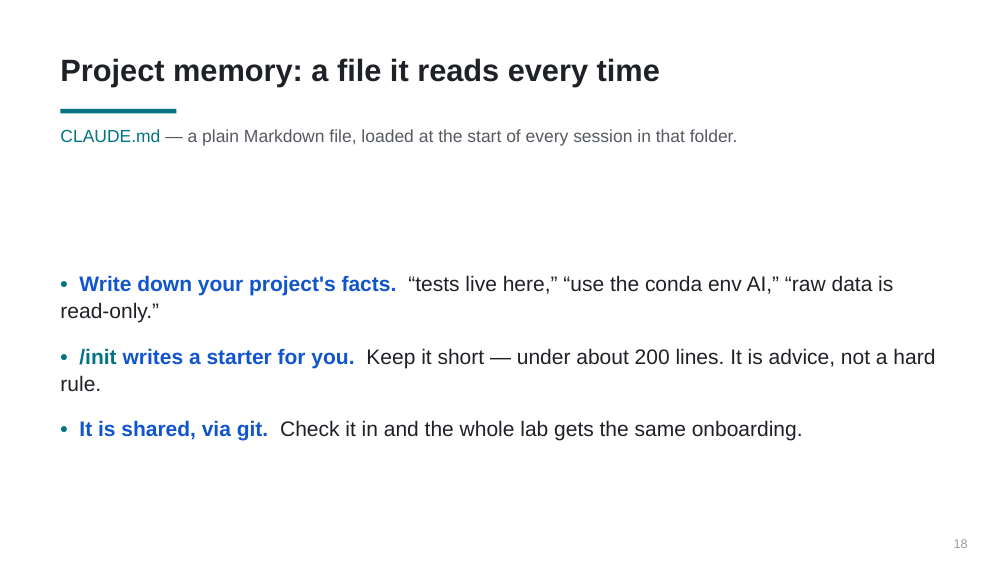
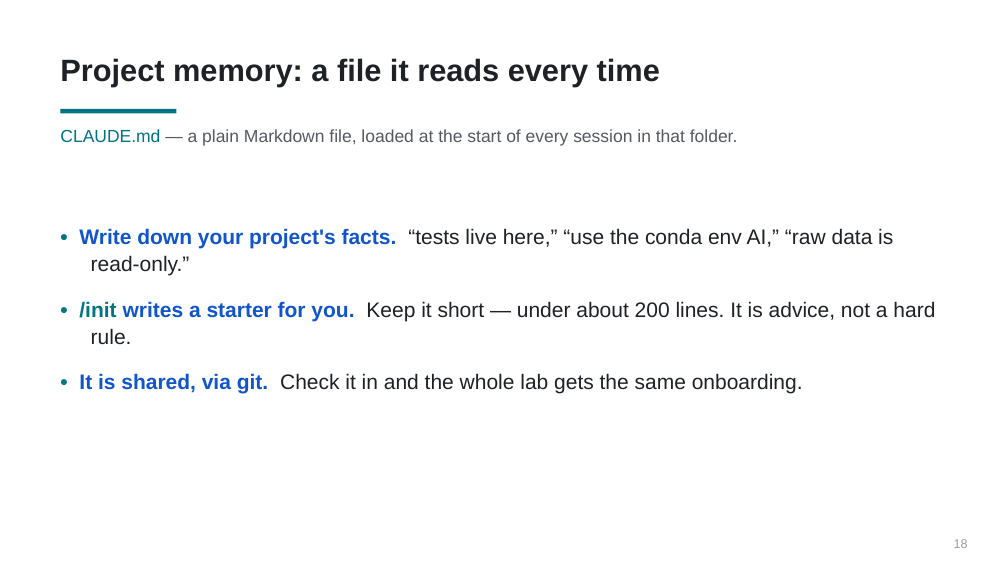
Before and after one commit to PursuitOfDataScience/uchicago-workshops, a slide deck: slide 18 of claude-code-tutorial/claude-code-tutorial.pptx. Drawn at 1008x567 pixels with LibreOffice and Linux fonts; fonts in the diff are those of the drawing. Boxes give left, top, right and bottom in pixels: in the first picture for what was removed or moved away, otherwise in the second. Text is boxed around its words. In the diff, an @@ line names an element or a change of style, - is before the commit and + after.

```diff
--- a/claude-code-tutorial/claude-code-tutorial.pptx
+++ b/claude-code-tutorial/claude-code-tutorial.pptx
@@ text "• Write down your project's ...": place and size @@
-text "• Write down your project's ..." at box(60, 275, 935, 441)
+text "• Write down your project's ..." at box(79, 228, 935, 394)
@@ text "• Write down your project's ..." at box(79, 228, 935, 394): indent changed; vertical alignment middle to top @@
```
Also in this commit, not shown: 17 other slides changed, 21 other files.
